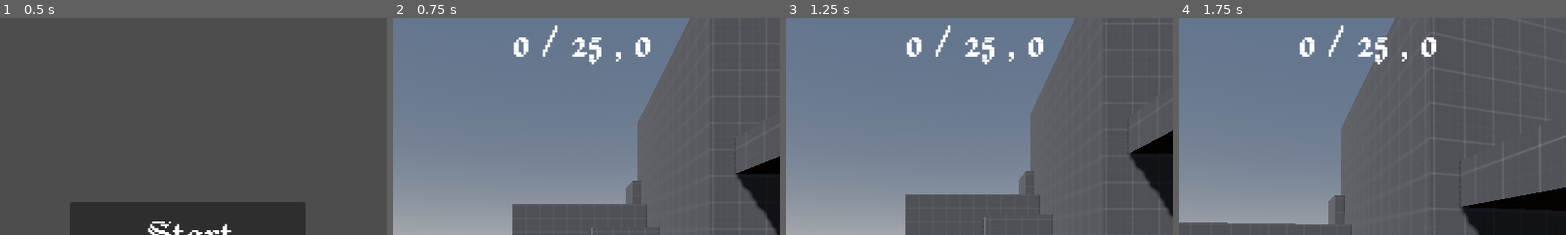
Above: before the commit, frames 1-4 (left to right).
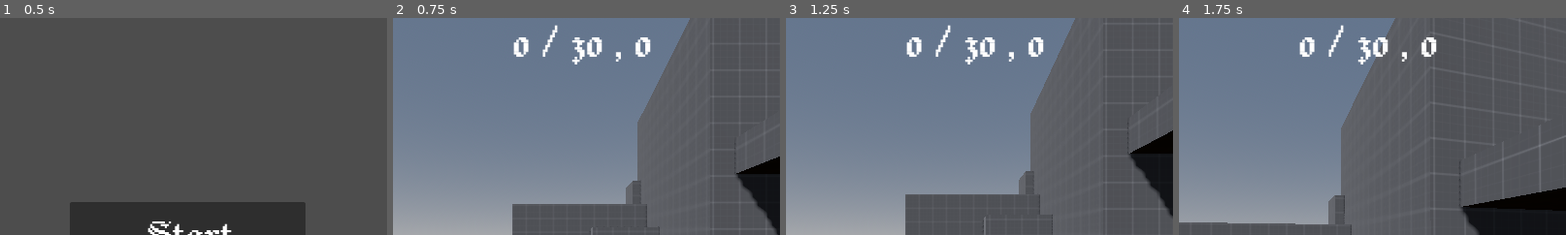
Above: after the commit, the same moments.

Repository: Deeeeelan/Some-Game-Jam-24
Game: Godot game, scene res://Scenes/Title Screen.tscn
Same seed, same stepped clock (60 frames per second), same inputs: the game is played once before the commit and once after it.
Inputs (mouse positions are % of the whole screen's width and height, from its top left):
- Up to frame 1 (0.5 s): no input
- Up to frame 2 (0.75 s): click "Start" at 0.5 s
- Up to frame 3 (1.25 s): no input
- Up to frame 4 (1.75 s): tap Enter (ui_accept) at 1.25, 1.52 s; move the mouse to (55, 50) at 1.27 s; press the mouse at (55, 50) at 1.28 s; hold W (Forward) from 1.28 s (still down)
The pictures show only the part of the screen within x 26-76%, y 0-50%; the shares and areas given below are measured in that part.

Frame 1 is identical in both runs. In frame 2, 0.5% of the frame differs, in the area x 46-55%, y 8-22%; in frame 3, 0.5%; in frame 4, 0.5%.

Commit message:
Update GameScript.gd
Update GameScript.gd

Diff:
--- a/GameScript.gd
+++ b/GameScript.gd
@@ -5,7 +5,8 @@
 @onready var player = $Node3D/Player
 
 func LevelRequirement() -> int:
-	return GlobalScript.CurrentLevel ** 2 + 25
+	return snapped(GlobalScript.CurrentLevel ** 2 + 25, 10)
+# snapped() returns the closest value to the second arguement (Round to the xth number)
 
 func LevelUp():
 	if levelingDecounce == false:
@@ -20,7 +21,6 @@
 
 	enemy.Player = player
 	EnemyNode.add_child(enemy)
-	print("owner: ",enemy.owner)
 
 
 func _ready() -> void:
